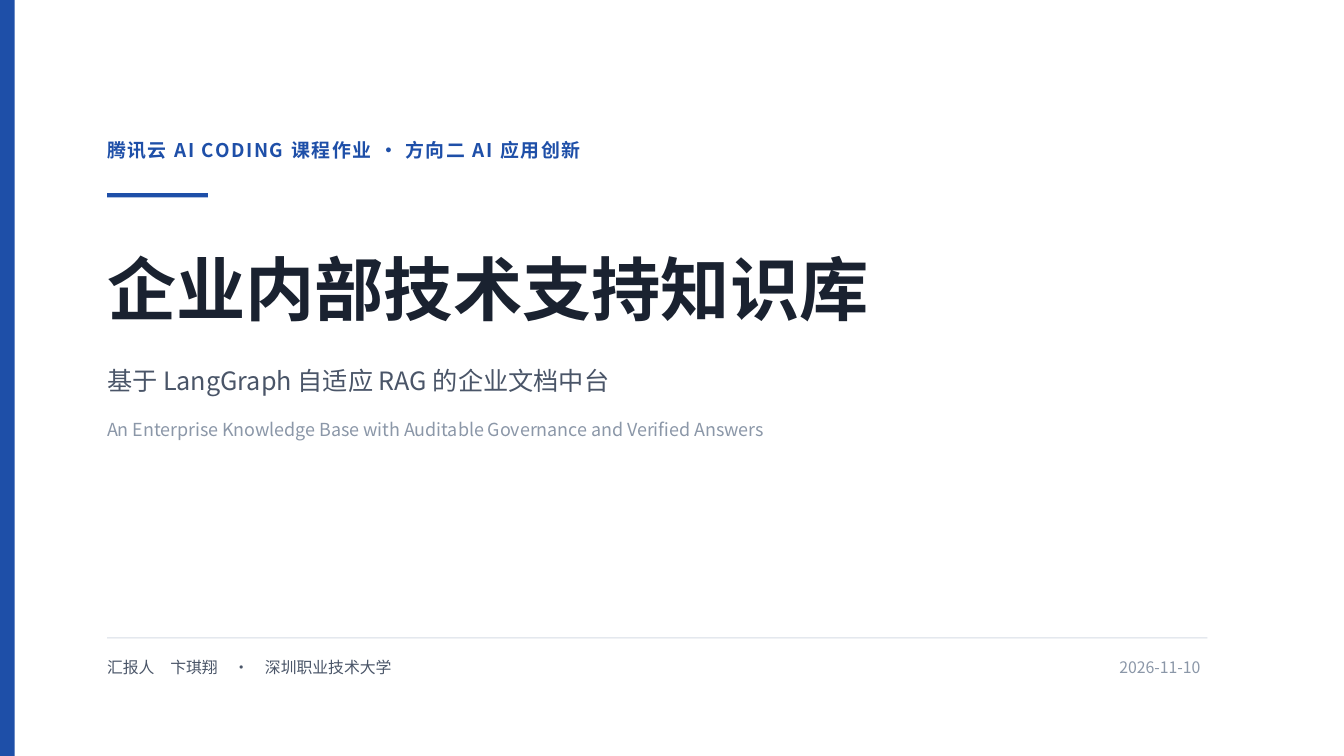
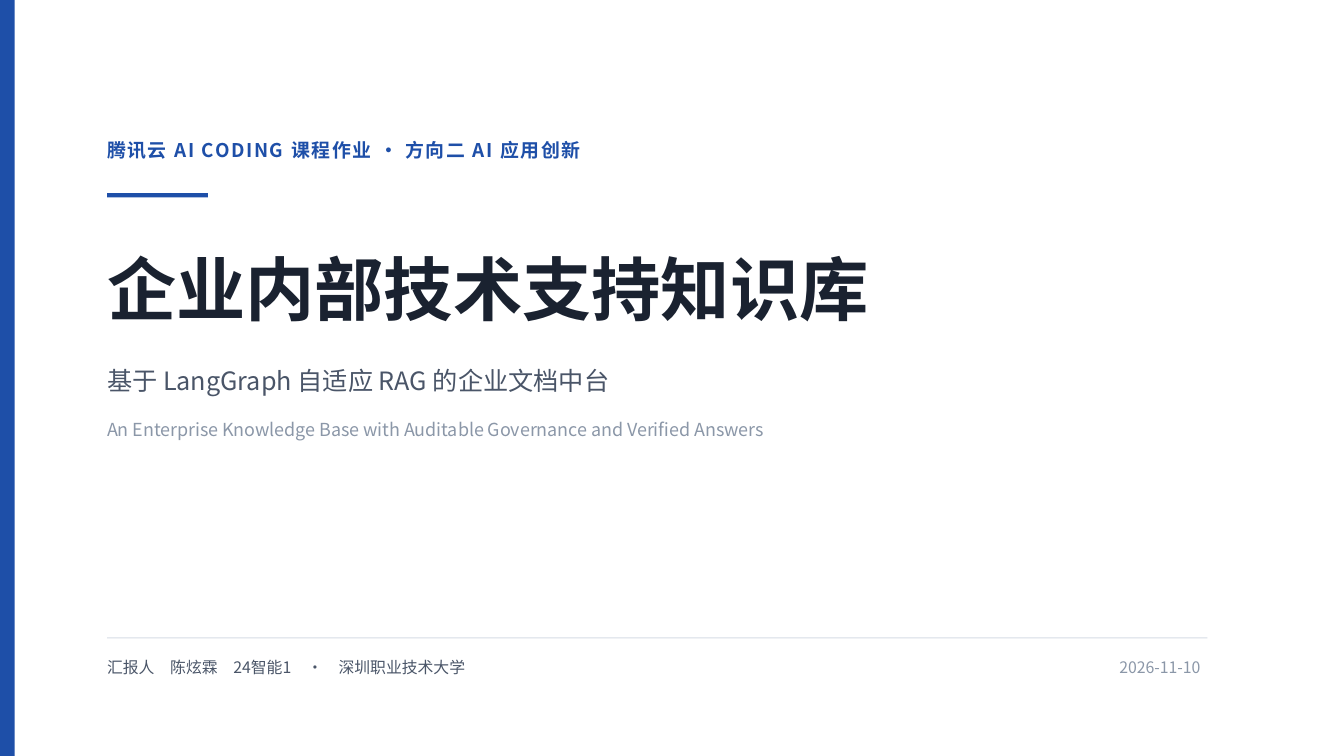
Before and after one commit to NanMuXPY/chenxuanlin-rag-kb, a slide deck: slide 1 of docs/汇报PPT/汇报PPT.pptx. Drawn at 1344x756 pixels with LibreOffice and Linux fonts; fonts in the diff are those of the drawing. Boxes give left, top, right and bottom in pixels: in the first picture for what was removed or moved away, otherwise in the second. Text is boxed around its words. In the diff, an @@ line names an element or a change of style, - is before the commit and + after.

Commit message:
docs: 全部交付材料署名统一为 陈炫霖 24智能1（PPT 首页/封底 + README）

```diff
--- a/docs/汇报PPT/汇报PPT.pptx
+++ b/docs/汇报PPT/汇报PPT.pptx
@@ text at bbox=[107, 659, 465, 675]: text changed @@
-汇报人 卞琪翔 · 深圳职业技术大学
+汇报人 陈炫霖 24智能1 · 深圳职业技术大学
```
Also in this commit, not shown: 1 other slide changed, 4 other files.
